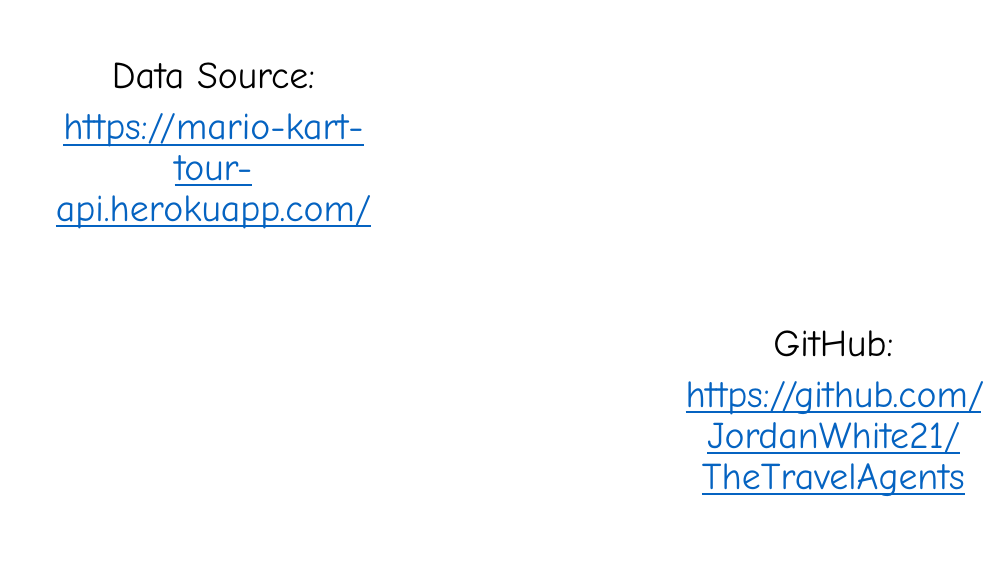
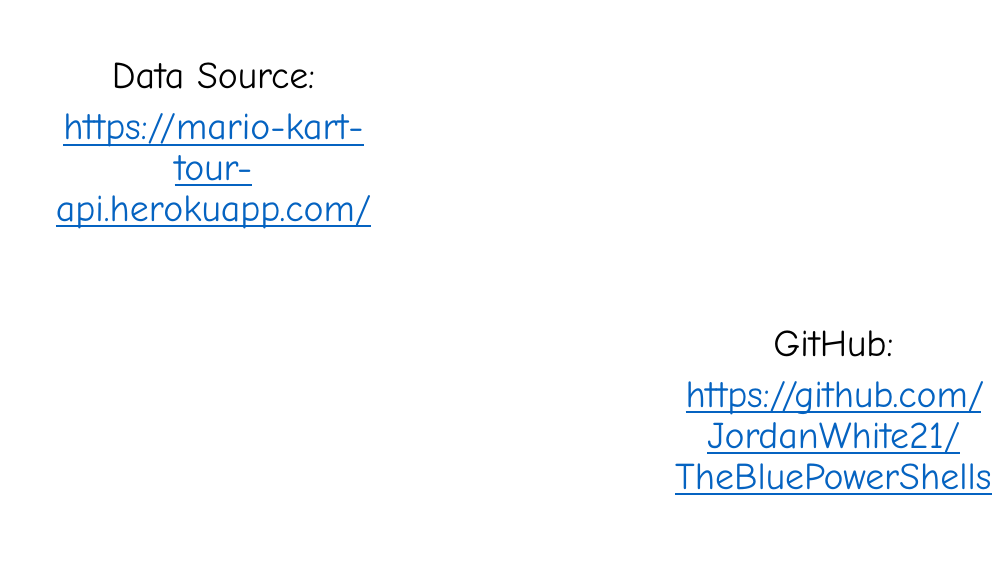
Before and after one commit to JordanWhite21/TheBluePowerShells, a slide deck: slide 11 of Final Project_MarioKart.pptx (slide 18 before the commit). Drawn at 1008x567 pixels with LibreOffice and Linux fonts; fonts in the diff are those of the drawing; background and template pictures are left out. Boxes give left, top, right and bottom in pixels: in the first picture for what was removed or moved away, otherwise in the second. Text is boxed around its words. In the diff, an @@ line names an element or a change of style, - is before the commit and + after.

```diff
--- a/Final Project_MarioKart.pptx
+++ b/Final Project_MarioKart.pptx
@@ text at box(675, 381, 991, 495): text changed @@
-https://github.com/JordanWhite21/TheTravelAgents
+https://github.com/JordanWhite21/TheBluePowerShells
```
Also in this commit, not shown: 5 other slides changed, 1 slide added, 8 slides removed.
